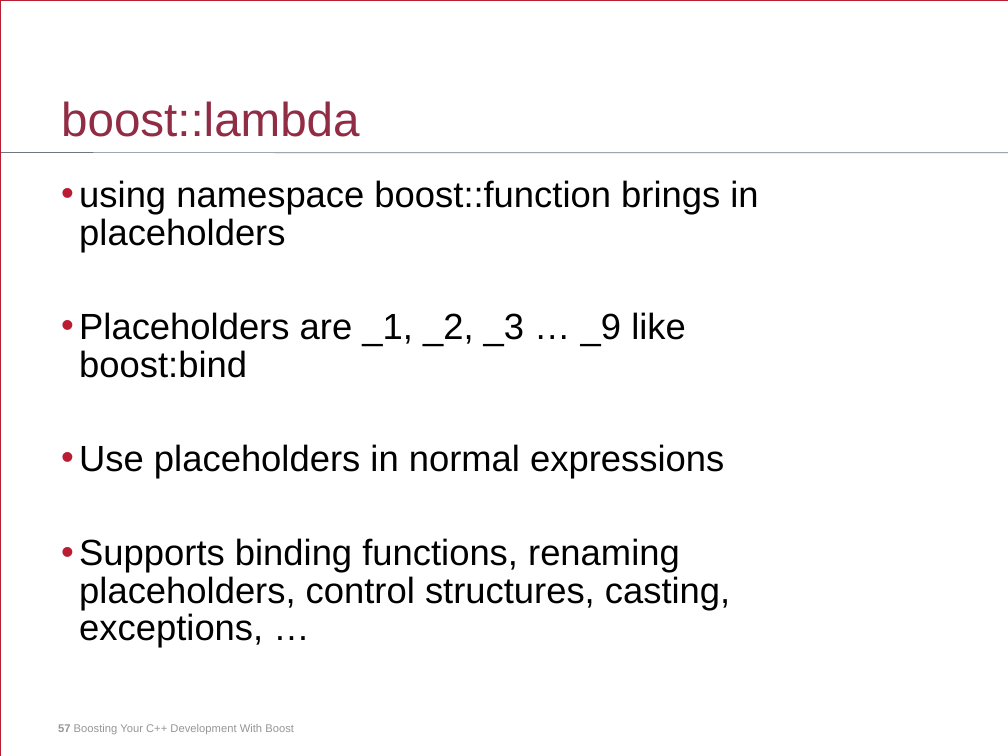
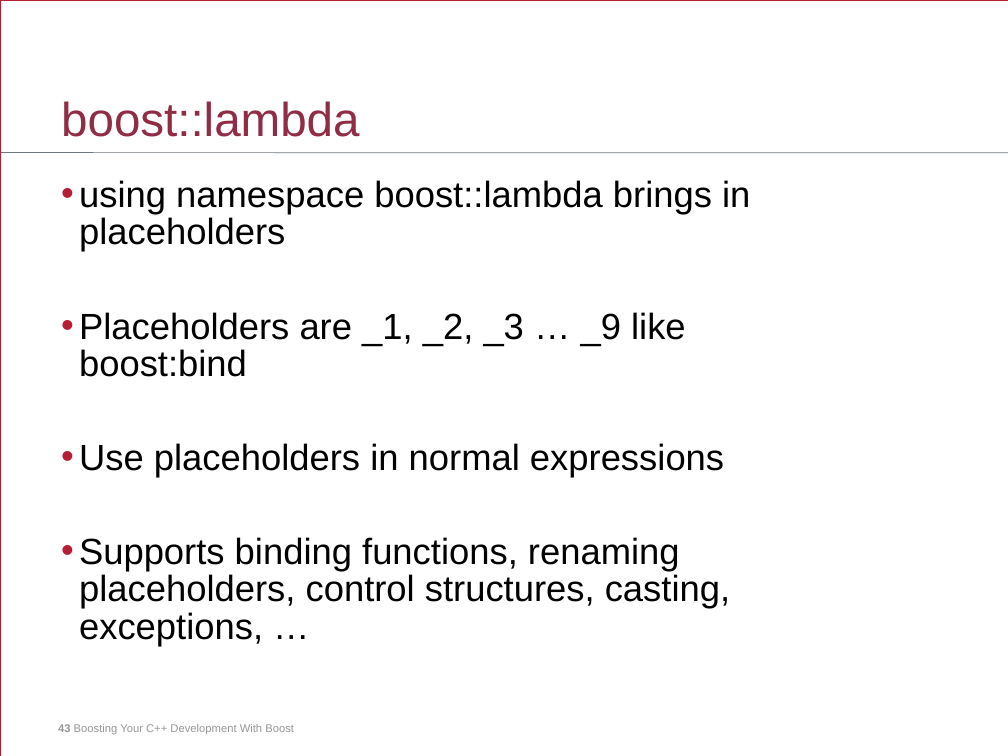
Before and after one commit to jurberg/boost-presentation, a slide deck: slide 43 of boost-presentation.ppt (slide 57 before the commit). Drawn at 1008x756 pixels with LibreOffice and Linux fonts; fonts in the diff are those of the drawing. Boxes give left, top, right and bottom in pixels: in the first picture for what was removed or moved away, otherwise in the second. Text is boxed around its words. In the diff, an @@ line names an element or a change of style, - is before the commit and + after.

```diff
--- a/boost-presentation.ppt
+++ b/boost-presentation.ppt
@@ text at (x1=79, y1=180, x2=750, y2=252): text changed @@
-• using namespace boost::function brings in placeholders
+• using namespace boost::lambda brings in placeholders
@@ text at (x1=79, y1=312, x2=730, y2=646): line spacing 26.7pt to 26.6pt @@
@@ text at (x1=58, y1=724, x2=294, y2=734): text changed @@
-57 Boosting Your C++ Development With Boost
+43 Boosting Your C++ Development With Boost
```
Also in this commit, not shown: 54 other slides changed, 9 slides added, 31 slides removed, 1 other file.
